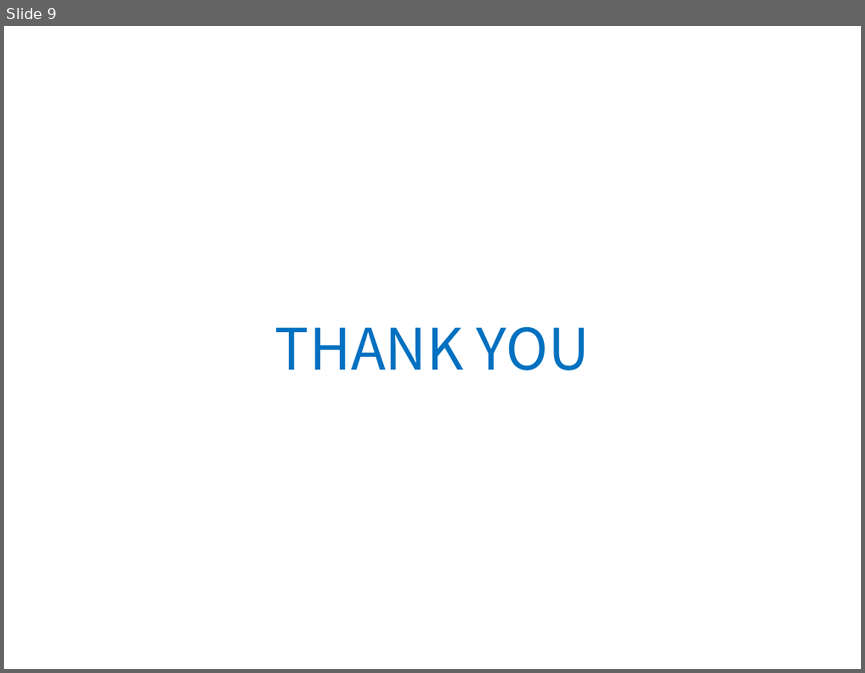
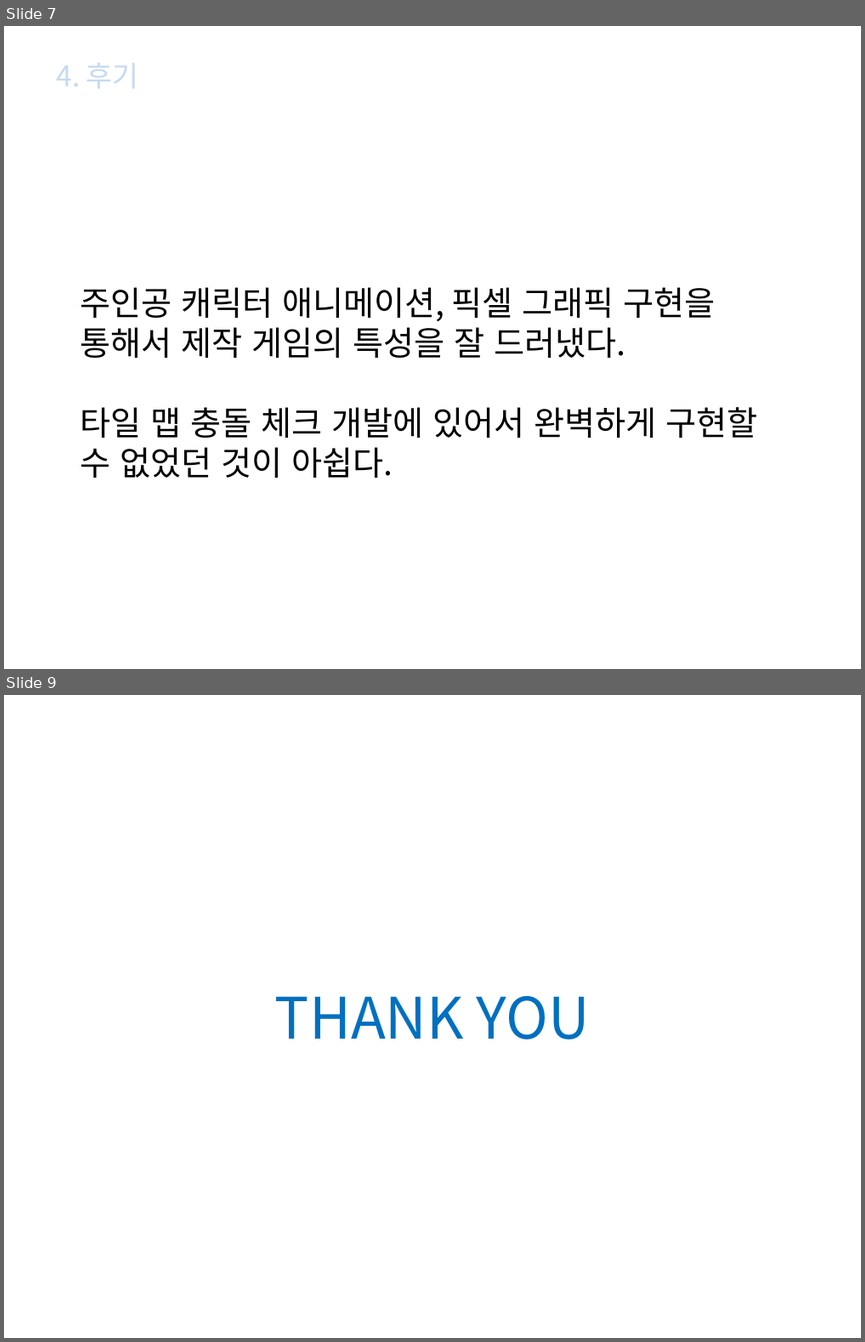
Before and after one commit to baejisoo/2015180018-2DGP, a slide deck: 2015180018_배지수_BROFORCE_최종발표.pptx. Shown one above the other, each under a label of ours: slide 9 before the commit, slides 7 and 9 after it; the slides between them are not shown. The pictures are 865x673 and 865x1342 pixels, drawn with LibreOffice and Linux fonts; fonts in the diff are those of the drawing; background and template pictures are left out. Boxes give left, top, right and bottom in pixels: in the first picture for what was removed or moved away, otherwise in the second. Text is boxed around its words. In the diff, an @@ line names an element or a change of style, - is before the commit and + after.

```diff
--- a/2015180018_배지수_BROFORCE_최종발표.pptx
+++ b/2015180018_배지수_BROFORCE_최종발표.pptx
@@ slide 7 added at [4,26,861,669], background picture (left out) @@
@@ text added at [56,63,139,88], 24 pt, text #C6D9F1 @@
+4. 후기
@@ text added at [80,287,757,477], 28 pt, text #000000 @@
+주인공 캐릭터 애니메이션, 픽셀 그래픽 구현을 통해서 제작 게임의 특성을 잘 드러냈다.
+타일 맵 충돌 체크 개발에 있어서 완벽하게 구현할 수 없었던 것이 아쉽다.
```
Also in this commit, not shown: 2 slides changed, 2 other slides added, 3 slides removed, 36 other files.
